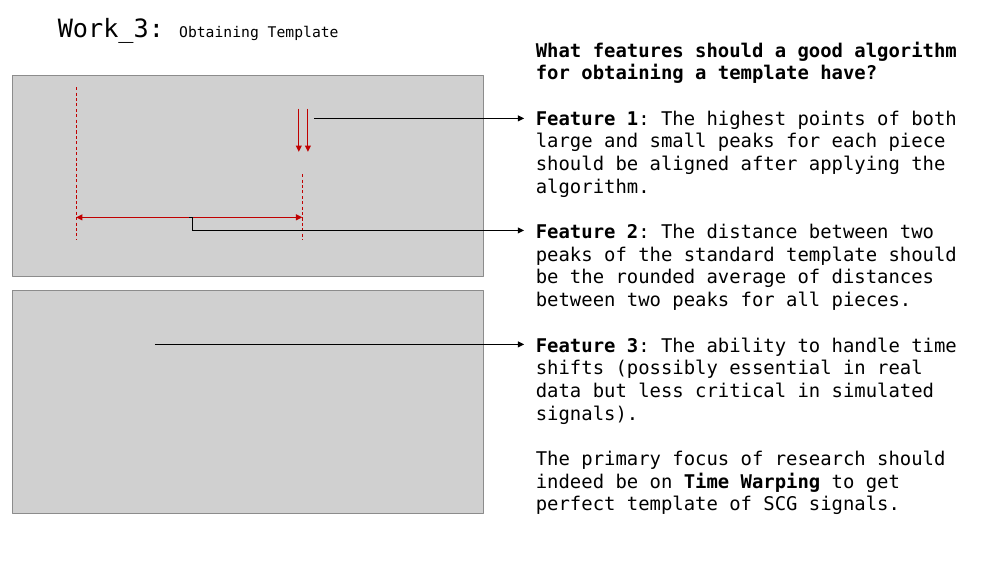
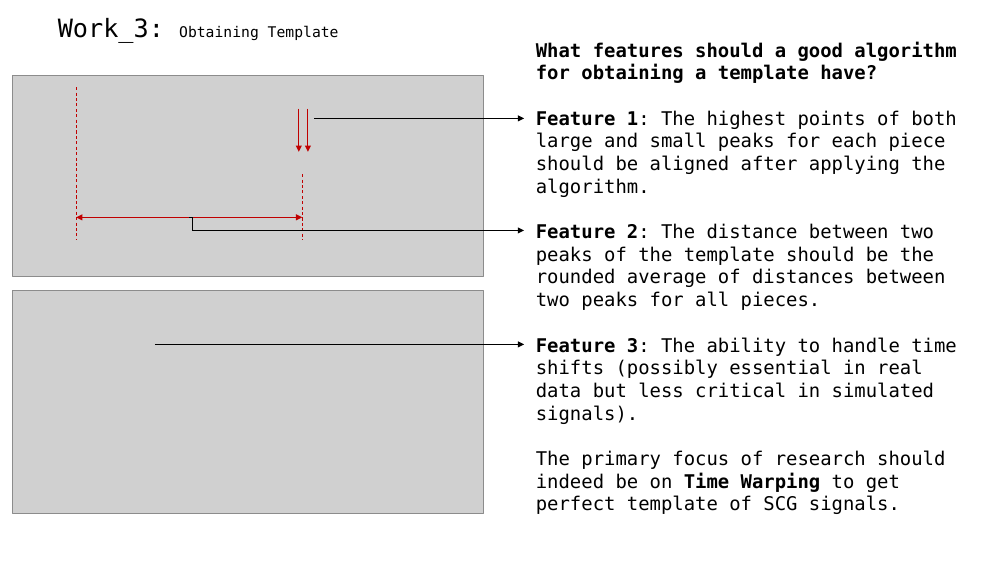
Before and after one commit to A-Big-Tortoise/Presentation, a slide deck: slide 12 of Presentation_918_JiayuChen.pptx. Drawn at 1008x567 pixels with LibreOffice and Linux fonts; fonts in the diff are those of the drawing; grey boxes stand for pictures. Boxes give left, top, right and bottom in pixels: in the first picture for what was removed or moved away, otherwise in the second. Text is boxed around its words. In the diff, an @@ line names an element or a change of style, - is before the commit and + after.

```diff
--- a/Presentation_918_JiayuChen.pptx
+++ b/Presentation_918_JiayuChen.pptx
@@ text at box(536, 223, 946, 310): text changed @@
-Feature 2: The distance between two peaks of the standard template should be the rounded average of distances between two peaks for all pieces.
+Feature 2: The distance between two peaks of the template should be the rounded average of distances between two peaks for all pieces.
```
Also in this commit, not shown: 13 other slides changed.
